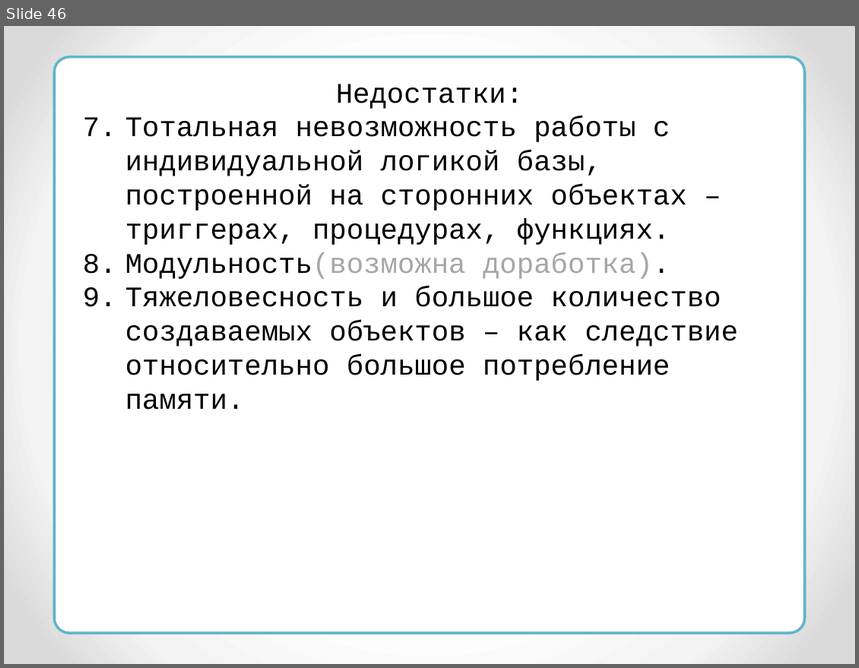
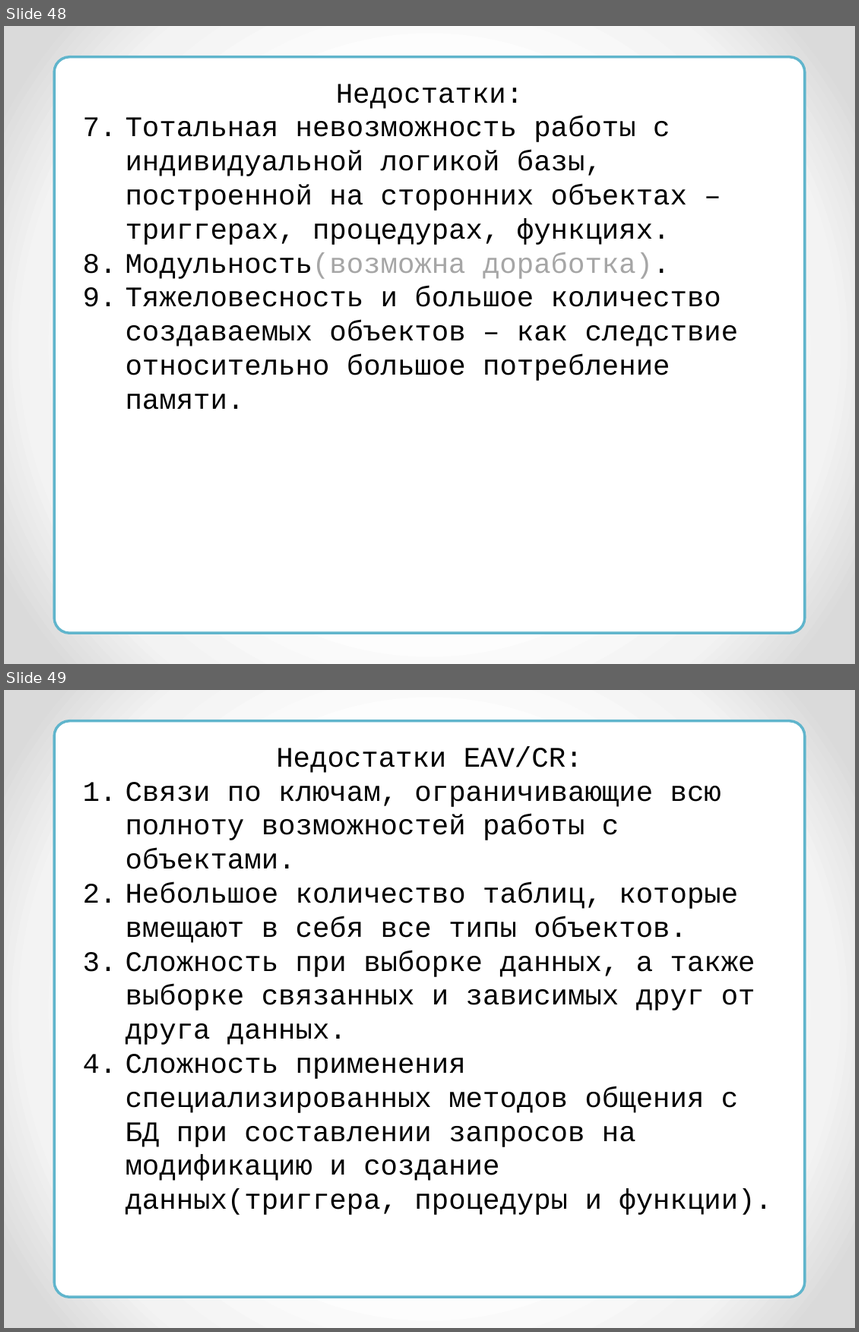
Before and after one commit to RedEyesDevelopment/NetCrackerProject, a slide deck: pres/reacteav/reacteav.pptx. Shown one above the other, each under a label of ours: slide 46 before the commit, slides 48 and 49 after it. The pictures are 859x668 and 859x1332 pixels, drawn with LibreOffice and Linux fonts; fonts in the diff are those of the drawing. Boxes give left, top, right and bottom in pixels: in the first picture for what was removed or moved away, otherwise in the second. Text is boxed around its words. In the diff, an @@ line names an element or a change of style, - is before the commit and + after.

```diff
--- a/pres/reacteav/reacteav.pptx
+++ b/pres/reacteav/reacteav.pptx
@@ slide 49 added at (4,690,855,1328), background gradient #FFFFFF to #F4F4F4 to #DADADA @@
@@ rounded rectangle added at (54,720,805,1297), fill #FFFFFF, outline #60B5CC 2.25 pt @@
@@ text added at (126,746,772,1215), 24 pt, text #000000 @@
+Недостатки EAV/CR:
+1. Связи по ключам, ограничивающие всю полноту возможностей работы с объектами.
+2. Небольшое количество таблиц, которые вмещают в себя все типы объектов.
+3. Сложность при выборке данных, а также выборке связанных и зависимых друг от друга данных.
+4. Сложность применения специализированных методов общения с БД при составлении запросов на модификацию и создание данных(триггера, процедуры и функции).
@@ what was slide 46 is now slide 48 @@
```
Also in this commit, not shown: 8 slides changed, 3 other slides added.
